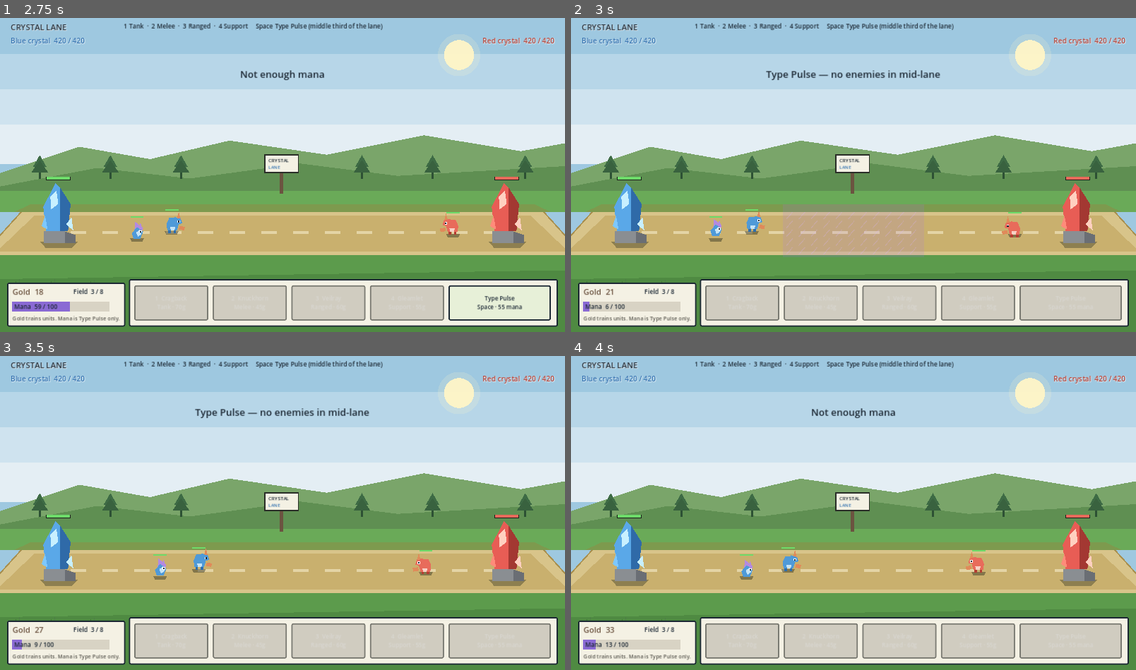
Above: before the commit, frames 1-4 (two rows, left to right).
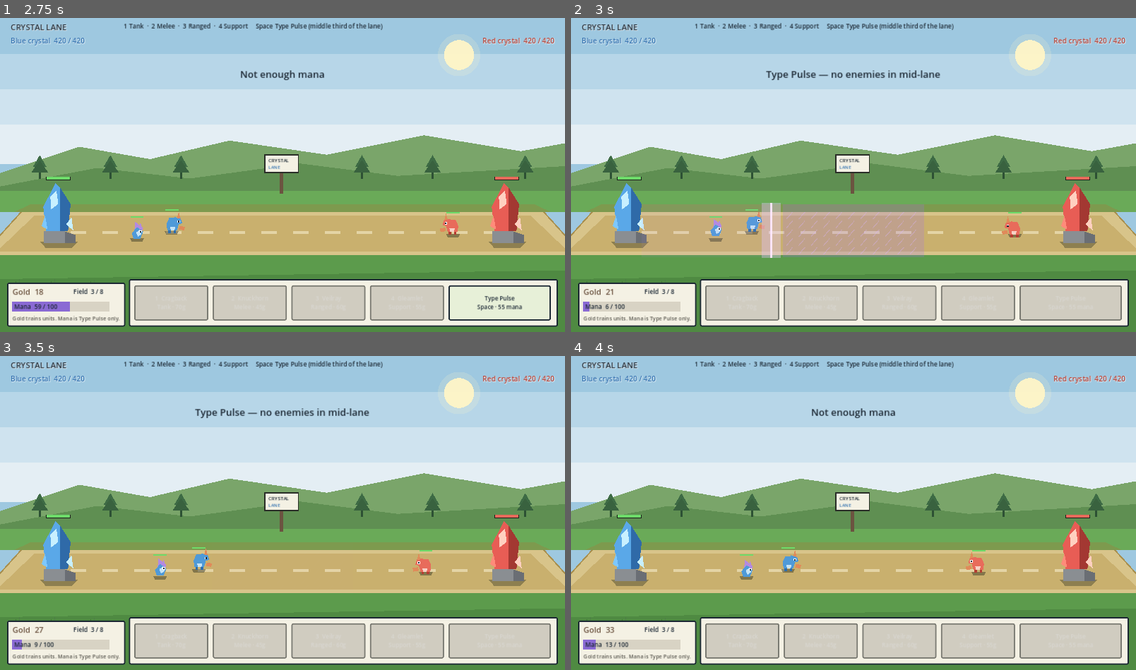
Above: after the commit, the same moments.

Repository: PrinceRohithA/crystal-lane
Game: Godot game, scene res://scenes/main.tscn
The game is run twice, just before and just after one commit, with the same random seed, the same clock (stepped at 60 frames per second) and the same inputs.
Inputs:
- Up to frame 1 (2.75 s): click "2 Knuckhorn Melee · 45g" at 0.5 s; click "3 Veilray Ranged · 60g" at 1.25 s; tap Enter (ui_accept) at 2, 2.27 s; hold Space (cast_spell) from 2.03 s (still down)
- Up to frame 2 (3 s): release Space (cast_spell) at 2.75 s; click "Type Pulse Space · 55 mana" at 2.75 s
- Up to frame 3 (3.5 s): no input
- Up to frame 4 (4 s): tap Space (cast_spell) at 3.6 s; tap Enter (ui_accept) at 3.77 s

Frame 1 is identical in both runs. In frame 2, 0.6% of the frame differs, in the area x 33-38%, y 58-77%; in frame 3, less than 0.1%; in frame 4, nothing differs.

Commit message:
Sync Origin polish: README, project, Type Pulse game.gd, Web export

Diff:
--- a/project.godot
+++ b/project.godot
@@ -11,8 +11,8 @@
 [application]
 
 config/name="Crystal Lane"
-config/description="A tiny 1-lane battler. Original creature placeholders. Not affiliated with Nintendo, Game Freak, or The Pokémon Company."
-config/version="0.1.0"
+config/description="A tiny 1-lane battler. CC0 Kenney + MELLE art. Original creature placeholders. Not affiliated with Nintendo, Game Freak, or The Pokémon Company."
+config/version="0.2.0"
 run/main_scene="res://scenes/main.tscn"
 config/features=PackedStringArray("4.3", "GL Compatibility")
 config/icon="res://icon.svg"
--- a/scripts/game.gd
+++ b/scripts/game.gd
@@ -5,6 +5,7 @@
 const UnitScript := preload("res://scripts/unit.gd")
 const TowerScript := preload("res://scripts/tower.gd")
 const FieldScript := preload("res://scripts/battlefield.gd")
+const PulseFxScript := preload("res://scripts/pulse_fx.gd")
 
 const LANE_Y := 492.0
 const PLAYER_SPAWN_X := 210.0
@@ -46,7 +47,7 @@
 var enemy_tower
 var hud: CanvasLayer
 var _units_root: Node2D
-var _spell_flash: float = 0.0
+var _pulse_fx
 var _enemy_timer: Timer
 
 
@@ -72,6 +73,10 @@
 	_units_root.name = "Units"
 	add_child(_units_root)
 
+	_pulse_fx = PulseFxScript.new()
+	_pulse_fx.name = "TypePulse"
+	add_child(_pulse_fx)
+
 	player_tower = TowerScript.new()
 	add_child(player_tower)
 	player_tower.setup(TowerScript.Team.PLAYER, PLAYER_TOWER_POS)
@@ -114,9 +119,6 @@
 		gold_bank -= float(add)
 	mana = minf(mana + MANA_PER_SEC * delta, MAX_MANA)
 	economy_changed.emit(gold, mana, MAX_MANA)
-	if _spell_flash > 0.0:
-		_spell_flash = maxf(_spell_flash - delta, 0.0)
-		queue_redraw()
 
 
 func _unhandled_input(event: InputEvent) -> void:
@@ -159,8 +161,8 @@
 		return
 	mana -= SPELL_COST
 	economy_changed.emit(gold, mana, MAX_MANA)
-	_spell_flash = 0.55
-	queue_redraw()
+	if _pulse_fx:
+		_pulse_fx.trigger()
 	var hit := 0
 	for u in get_tree().get_nodes_in_group("enemy_units"):
 		if not is_instance_valid(u) or u.is_dead:
@@ -227,19 +229,3 @@
 		return
 	is_over = true
 	match_over.emit(player_won)
-
-
-func _draw() -> void:
-	if _spell_flash <= 0.0:
-		return
-	var a := _spell_flash * 0.42
-	var x := PULSE_LEFT
-	var w := PULSE_RIGHT - PULSE_LEFT
-	draw_rect(Rect2(x, 430, w, 120), Color(0.62, 0.42, 0.95, a))
-	var y := 448.0
-	while y < 540.0:
-		var px := x + 8.0
-		while px < PULSE_RIGHT - 8.0:
-			draw_line(Vector2(px, y + 16), Vector2(px + 14, y), Color(0.85, 0.7, 1.0, a * 1.5), 2.0)
-			px += 28.0
-		y += 20.0
Not shown, changed: export_presets.cfg
Not shown, changed: README.md
